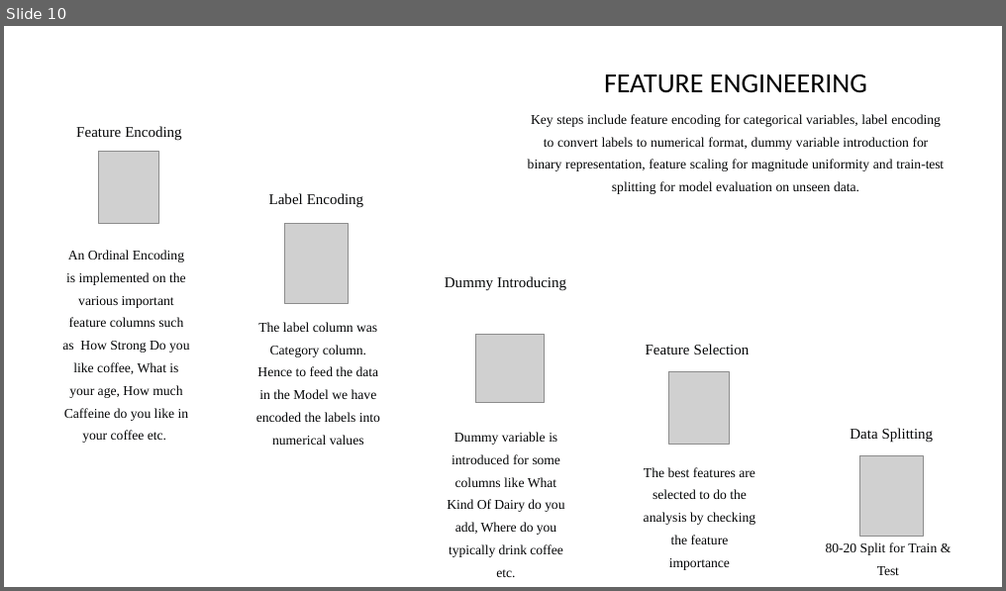
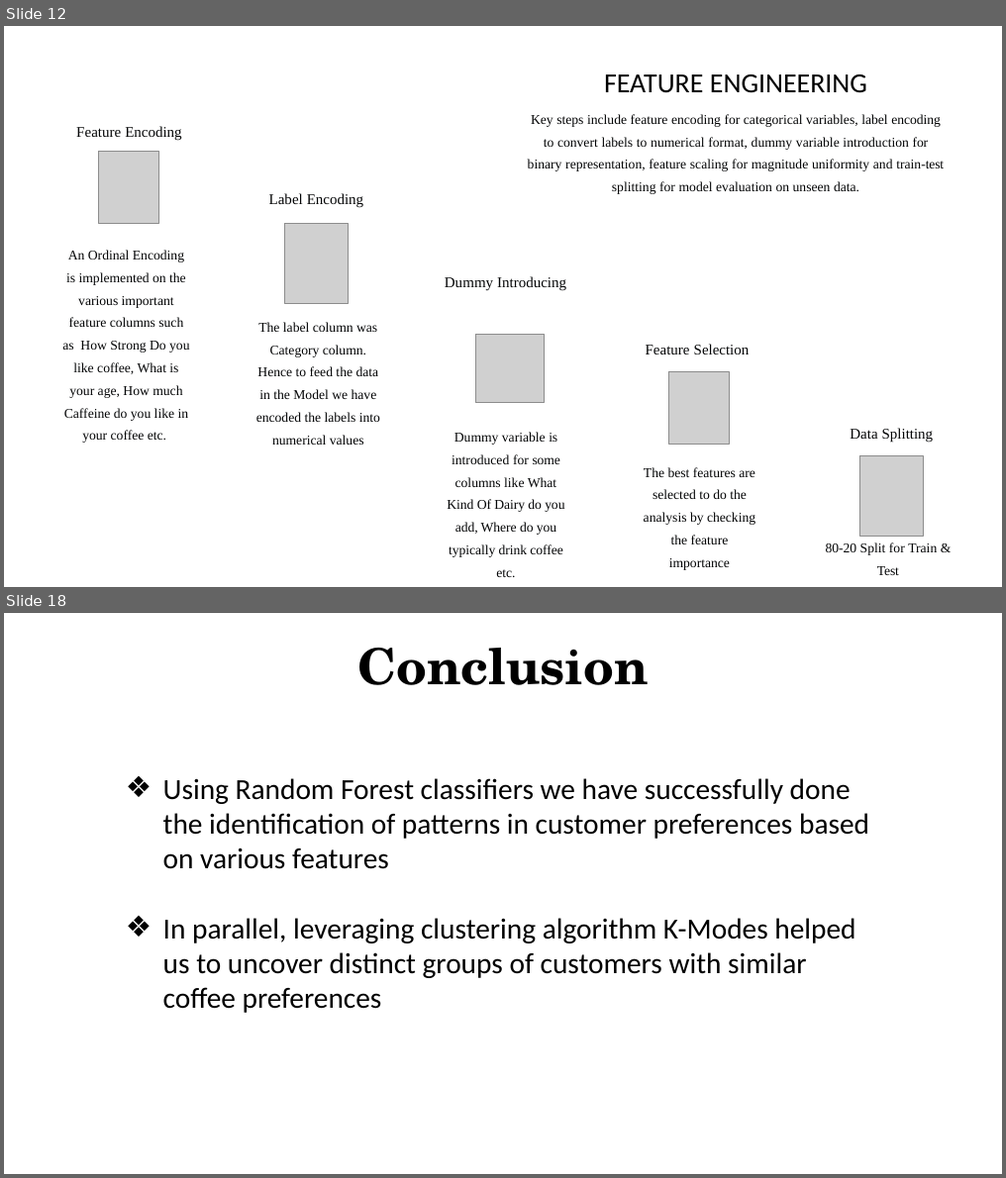
Before and after one commit to subhajyotirkmveri/Econometrics_project_matter, a slide deck: Project/Econometrics.pptx. Shown one above the other, each under a label of ours: slide 10 before the commit, slides 12 and 18 after it; the slides between them are not shown. The pictures are 1006x591 and 1006x1178 pixels, drawn with LibreOffice and Linux fonts; fonts in the diff are those of the drawing; grey boxes stand for pictures; background and template pictures are left out. Boxes give left, top, right and bottom in pixels: in the first picture for what was removed or moved away, otherwise in the second. Text is boxed around its words. In the diff, an @@ line names an element or a change of style, - is before the commit and + after.

```diff
--- a/Project/Econometrics.pptx
+++ b/Project/Econometrics.pptx
@@ slide 18 added at <box>4,613,1002,1174</box>, background picture (left out) @@
@@ text added at <box>357,648,648,685</box>, 48 pt, text #000000, bold @@
+Conclusion
@@ text added at <box>163,778,869,1013</box>, 28 pt, text #000000 @@
+❖ Using Random Forest classifiers we have successfully done the identification of patterns in customer preferences based on various features
+❖ In parallel, leveraging clustering algorithm K-Modes helped us to uncover distinct groups of customers with similar coffee preferences
@@ what was slide 10 is now slide 12 @@
```
Also in this commit, not shown: 6 slides changed, 10 other slides added, 2 slides removed.
